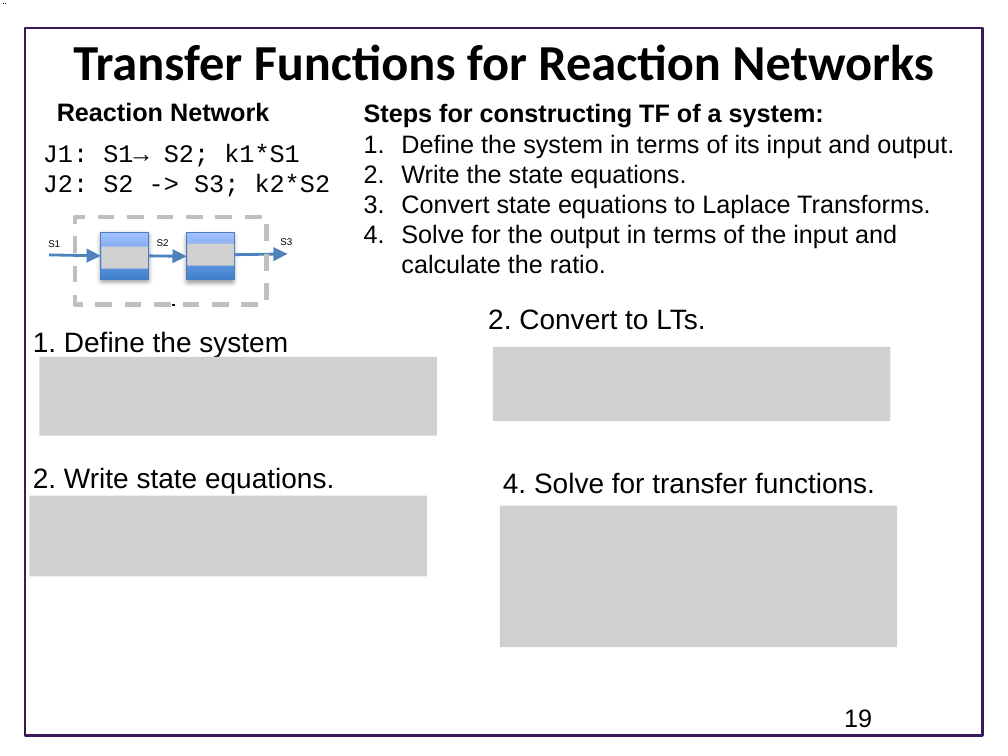
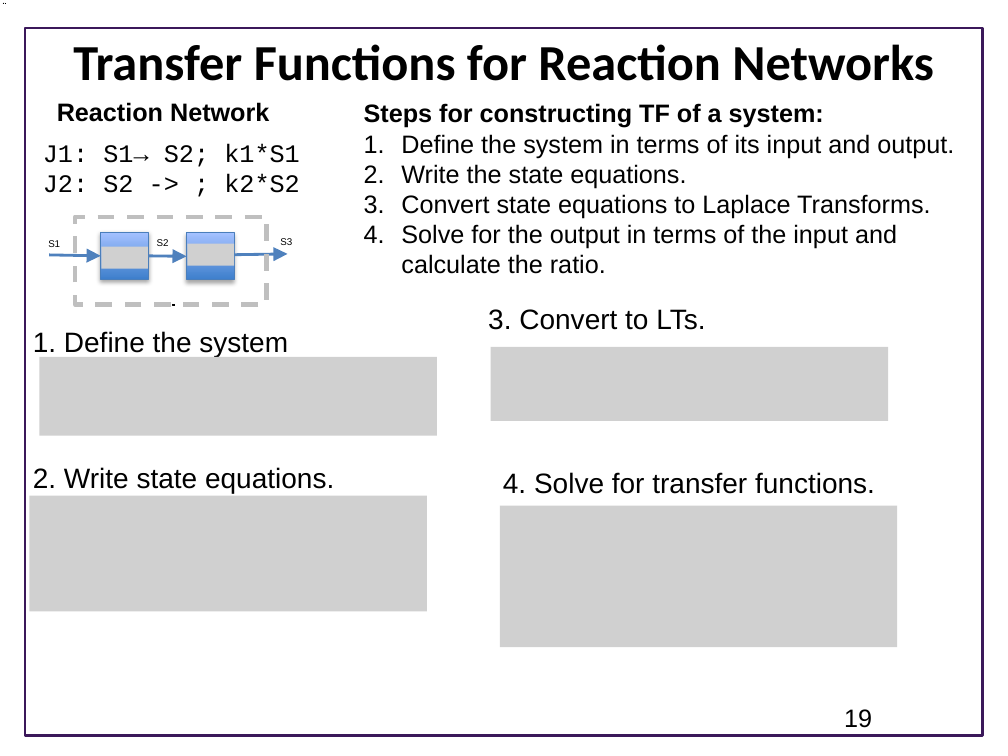
Before and after one commit to joseph-hellerstein/advanced-controls-lectures, a slide deck: slide 19 of Lecture_7_8-Laplace-Transform-Theory/Laplace-Transform-Theory.pptx. Drawn at 1008x756 pixels with LibreOffice and Linux fonts; fonts in the diff are those of the drawing; grey boxes stand for pictures; background and template pictures are left out. Boxes give left, top, right and bottom in pixels: in the first picture for what was removed or moved away, otherwise in the second. Text is boxed around its words. In the diff, an @@ line names an element or a change of style, - is before the commit and + after.

```diff
--- a/Lecture_7_8-Laplace-Transform-Theory/Laplace-Transform-Theory.pptx
+++ b/Lecture_7_8-Laplace-Transform-Theory/Laplace-Transform-Theory.pptx
@@ text at <box>43,174,300,193</box>: text changed @@
-J2: S2 -> S3; k2*S2
+J2: S2 -> ; k2*S2
@@ text at <box>488,309,705,330</box>: text changed @@
-2. Convert to LTs.
+3. Convert to LTs.
@@ picture: place and size @@
-picture at <box>29,496,426,577</box>
+picture at <box>29,496,426,612</box>
```
Also in this commit, not shown: 1 other slide changed, 1 other file.
